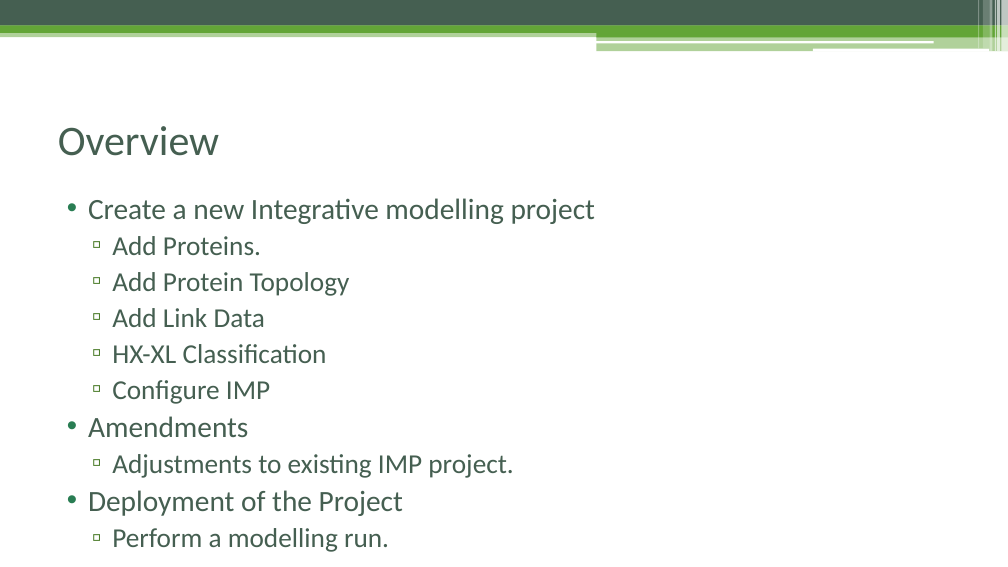
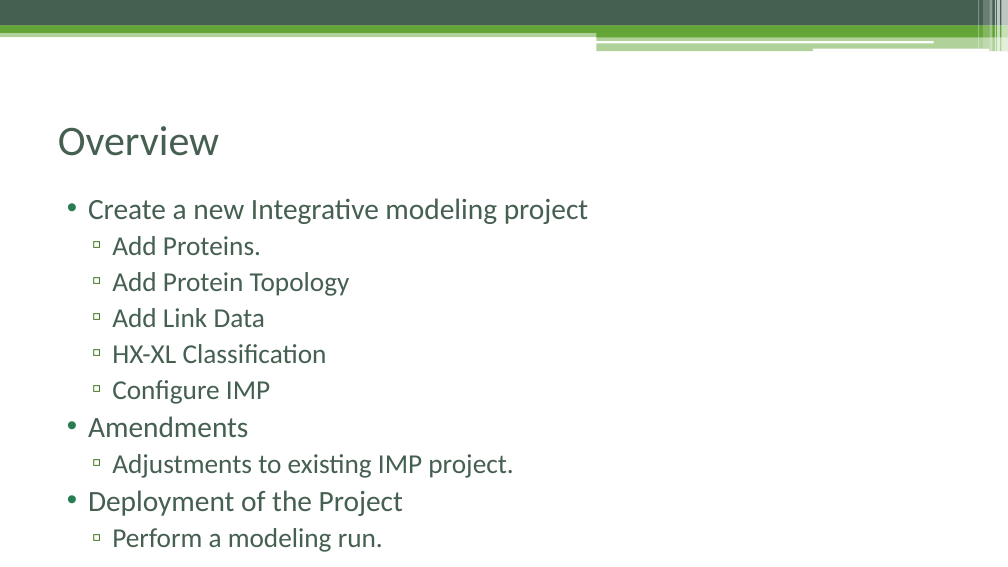
Before and after one commit to pellst/imp_msstudio_init, a slide deck: slide 5 of IMProv_project_prep.pptx (slide 3 before the commit). Drawn at 1008x567 pixels with LibreOffice and Linux fonts; fonts in the diff are those of the drawing. Boxes give left, top, right and bottom in pixels: in the first picture for what was removed or moved away, otherwise in the second. Text is boxed around its words. In the diff, an @@ line names an element or a change of style, - is before the commit and + after.

```diff
--- a/IMProv_project_prep.pptx
+++ b/IMProv_project_prep.pptx
@@ text at bbox=[88, 198, 589, 224]: text changed @@
-• Create a new Integrative modelling project
+• Create a new Integrative modeling project
@@ text at bbox=[112, 528, 383, 552]: text changed @@
-  ▫ Perform a modelling run.
+  ▫ Perform a modeling run.
```
Also in this commit, not shown: 2 other slides changed, 21 slides added, 3 slides removed.
